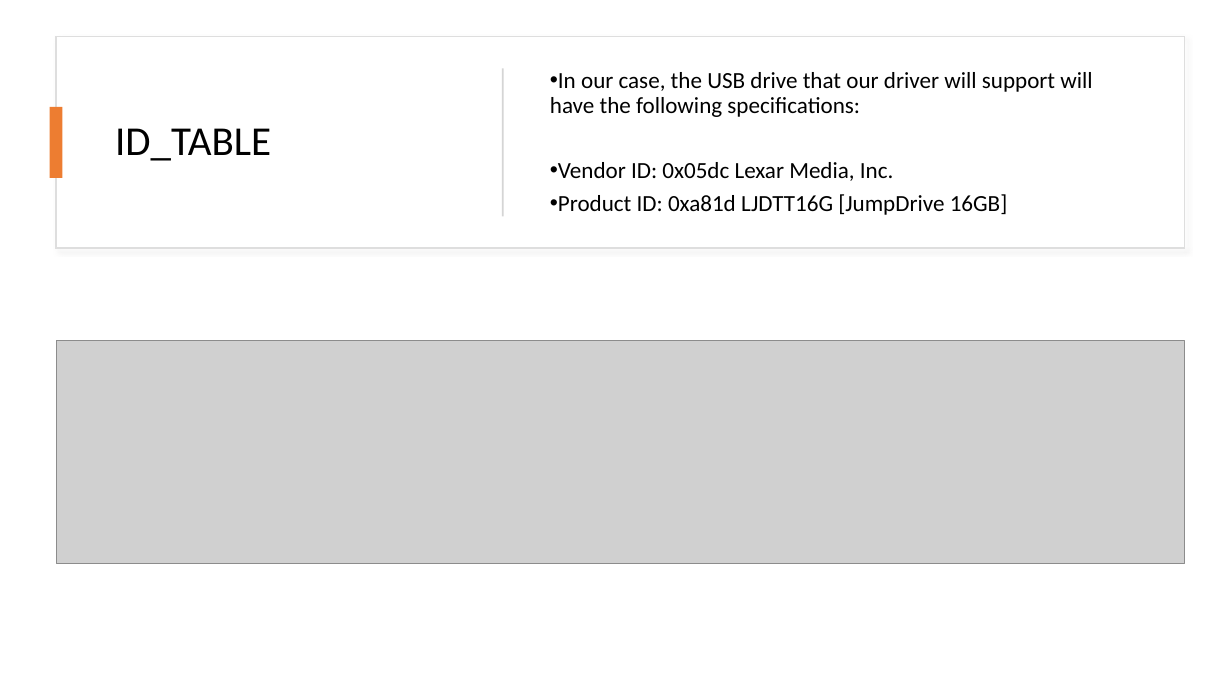
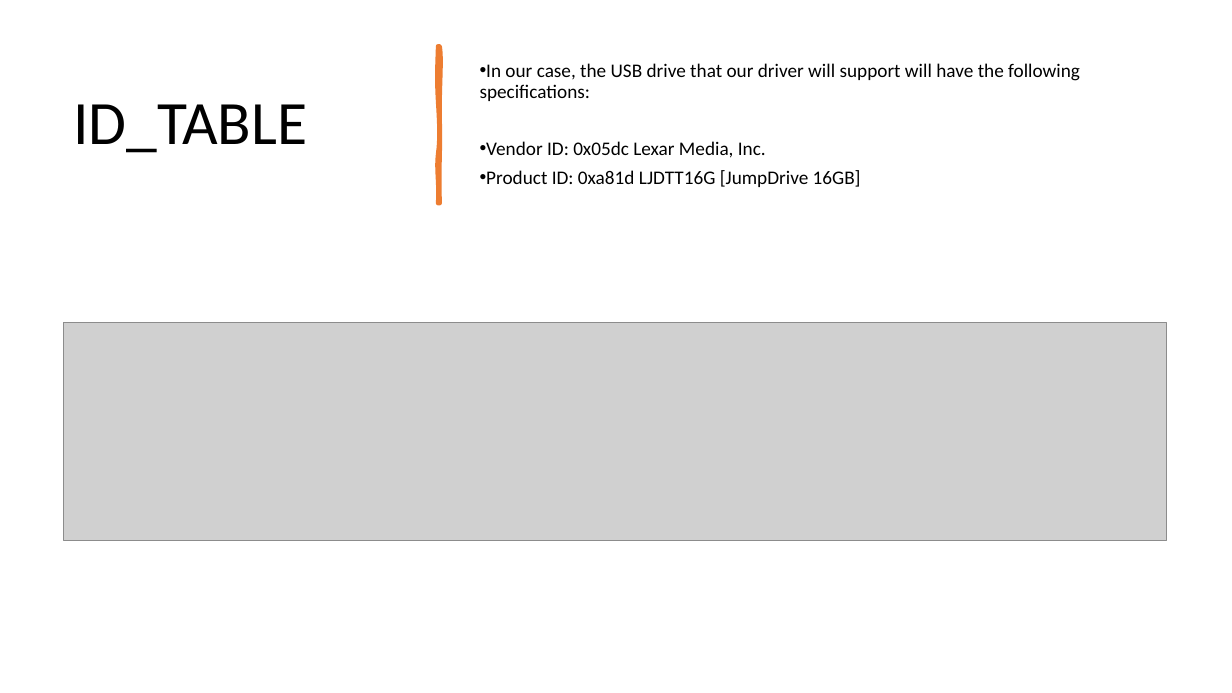
Before and after one commit to hasancpp/CS350-Operating-Systems-Project, a slide deck: slide 9 of progress_report.pptx. Drawn at 1232x693 pixels with LibreOffice and Linux fonts; fonts in the diff are those of the drawing; grey boxes stand for pictures. Boxes give left, top, right and bottom in pixels: in the first picture for what was removed or moved away, otherwise in the second. Text is boxed around its words. In the diff, an @@ line names an element or a change of style, - is before the commit and + after.

```diff
--- a/progress_report.pptx
+++ b/progress_report.pptx
@@ rectangle removed at [56, 37, 1185, 248] @@
@@ title "ID_TABLE": place and size @@
-title "ID_TABLE" at [115, 128, 271, 161]
+title "ID_TABLE" at [73, 104, 307, 153]
@@ title "ID_TABLE" at [73, 104, 307, 153]: size 32 to 48 pt @@
@@ freeform shape added at [438, 46, 440, 203], fill #ED7D31, outline #ED7D31 3.25 pt @@
@@ text "In our case, the USB ...": place and size @@
-text "In our case, the USB ..." at [550, 72, 1092, 215]
+text "In our case, the USB ..." at [480, 63, 1080, 187]
@@ text "In our case, the USB ..." at [480, 63, 1080, 187]: size 18 to 15 pt @@
@@ rectangle removed at [502, 68, 504, 216] @@
@@ rectangle removed at [50, 107, 63, 178] @@
@@ picture: place and size @@
-picture at [56, 341, 1185, 564]
+picture at [64, 323, 1167, 541]
```
Also in this commit, not shown: 4 other slides changed.
